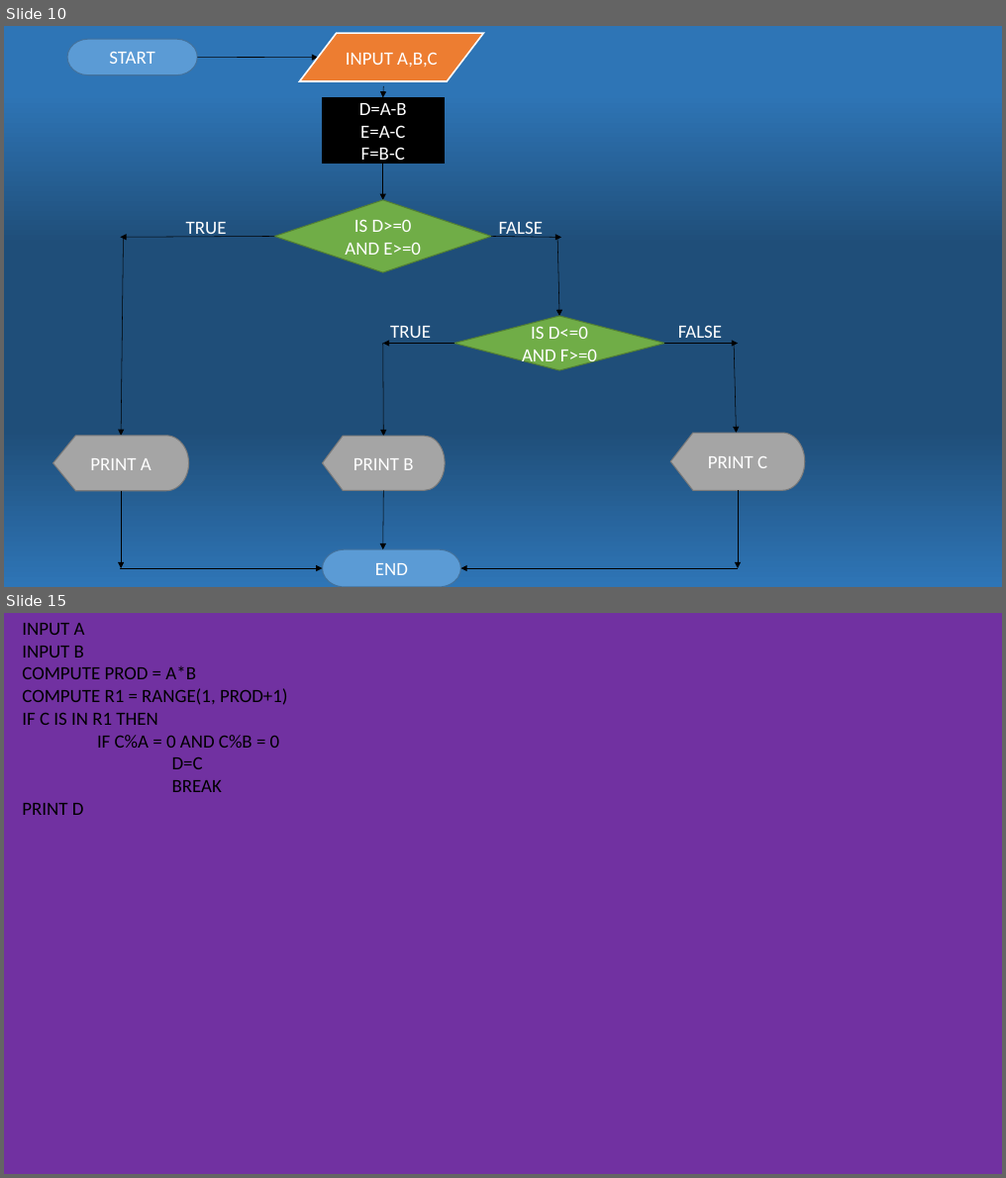
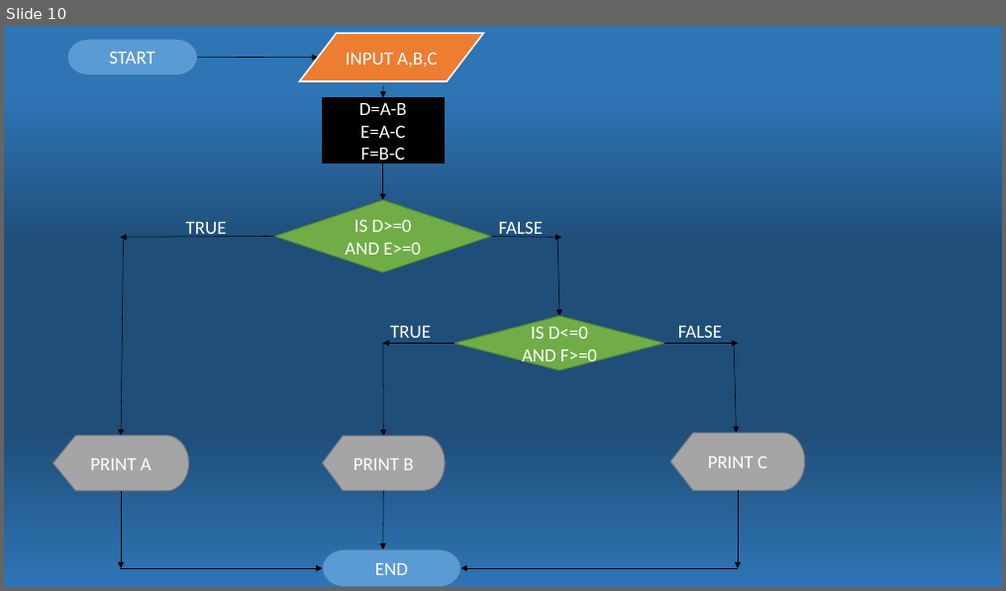
Before and after one commit to 3l4k/Lotanna_OkekeCSC102, a slide deck: Lotanna OkekeAA1.pptx. Shown one above the other, each under a label of ours: slides 10 and 15 before the commit, slide 10 after it; the slides between them are not shown. The pictures are 1006x1178 and 1006x591 pixels, drawn with LibreOffice and Linux fonts; fonts in the diff are those of the drawing. Boxes give left, top, right and bottom in pixels: in the first picture for what was removed or moved away, otherwise in the second. Text is boxed around its words. In the diff, an @@ line names an element or a change of style, - is before the commit and + after.

```diff
--- a/Lotanna OkekeAA1.pptx
+++ b/Lotanna OkekeAA1.pptx
@@ slide 15 removed at [4,613,1002,1174], background #7131A1 @@
@@ text removed at [22,623,288,815] @@
-INPUT A
-INPUT B
-COMPUTE PROD = A*B
-COMPUTE R1 = RANGE(1, PROD+1)
-IF C IS IN R1 THEN
-IF C%A = 0 AND C%B = 0
-D=C
-BREAK
-PRINT D
```
Also in this commit, not shown: 6 slides changed, 2 other slides removed, 1 other file.
